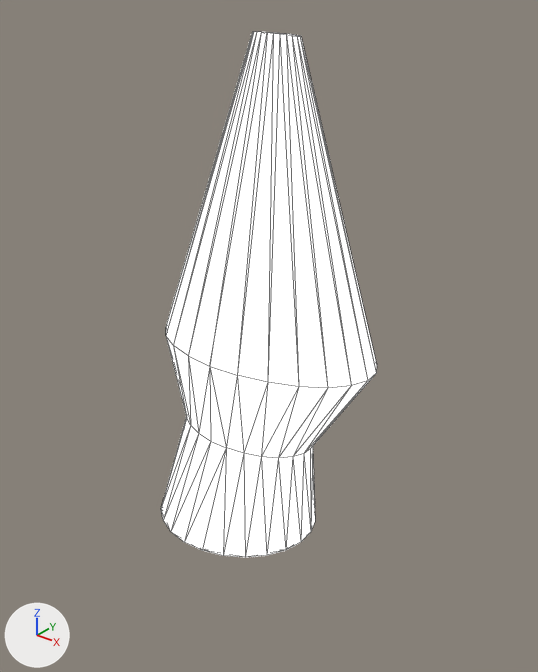
The OBJ model NorfolkVizApp/depends/models/V04.obj as it was, and as the next commit left it.
Both versions are drawn from a camera (50 mm lens) standing at (240.0, -266.0, 251.0) and looking at (18.0, 12.0, 79.0). The lights are fixed; the arrows at lower left show +X, +Y and +Z. Mesh edges are drawn as thin lines. Where no turn or scale is listed for an object, it has been applied to the vertices.

The older version as bpy lines, for what is in view:
```python
mat_17___default = principled_material('17___Default')
mat_17___default.texture = img_lightgrad_jpg
mat_17___default.roughness = 0.9
mat_17___default.emission_strength = 1.0
me_v04 = bpy.data.meshes.new('V04')
me_v04.from_pydata(...)  # 96 vertices, 188 faces; spans x -59.0..72.0, y -47.0..72.0, z -39.0..227.0
me_v04.materials.append(mat_17___default)  # picture img_lightgrad_jpg
ob_v04 = bpy.data.objects.new('V04', me_v04)
ob_v04.location = (0.0, 0.0, 0.0)
```
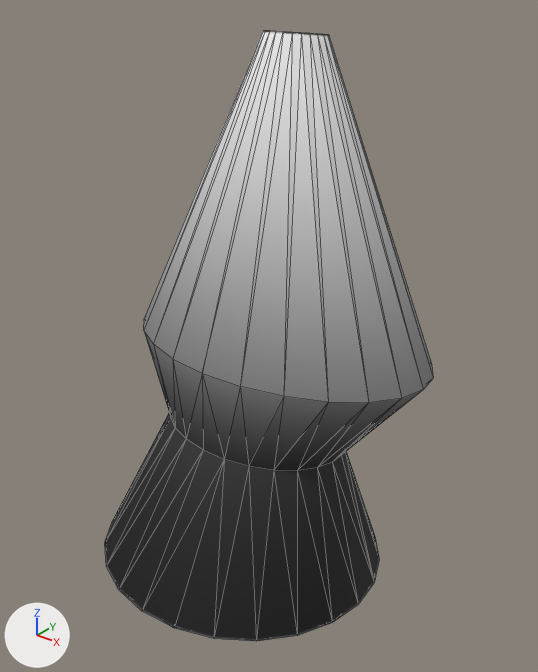
Boxes (x1, y1, x2, y2) around the edits, measured in the pictures (538 x 672 px):
'V04', surface changed, reshaped (white to grey, 52% wider, 16% taller): before (161, 31, 377, 557); after (105, 30, 433, 642)

The change, as a diff of the scene's bpy script:
```diff
--- a/NorfolkVizApp/depends/models/V04.obj.py
+++ b/NorfolkVizApp/depends/models/V04.obj.py
@@ mat_17___default @@
 mat_17___default.roughness = 0.9
-mat_17___default.emission_strength = 1.0
@@ me_v04 @@
 # used by ob_v04; location = (0.0, 0.0, 0.0)
-me_v04.from_pydata(...)  # 96 vertices, 188 faces; spans x -59.0..72.0, y -47.0..72.0, z -39.0..227.0
+me_v04.from_pydata(...)  # 96 vertices, 188 faces; spans x -81.0..98.0, y -84.0..99.0, z -61.0..227.0
+# me_v04 part 1: 96 of 96 vertices moved; they spanned x -59.0..72.0, y -47.0..72.0, z -39.0..227.0 and now span x -81.0..98.0, y -84.0..99.0, z -61.0..227.0; mean shift (3.0, 6.0, -5.0); largest move (50.0, -14.0, -31.0) -> (89.0, -24.0, -51.0)
 me_v04.materials.append(mat_17___default)
```
